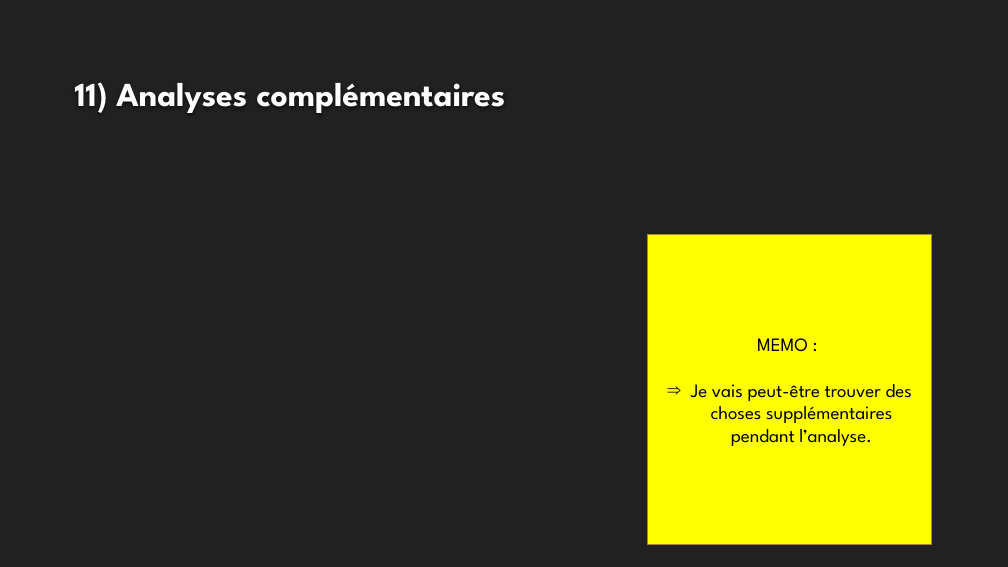
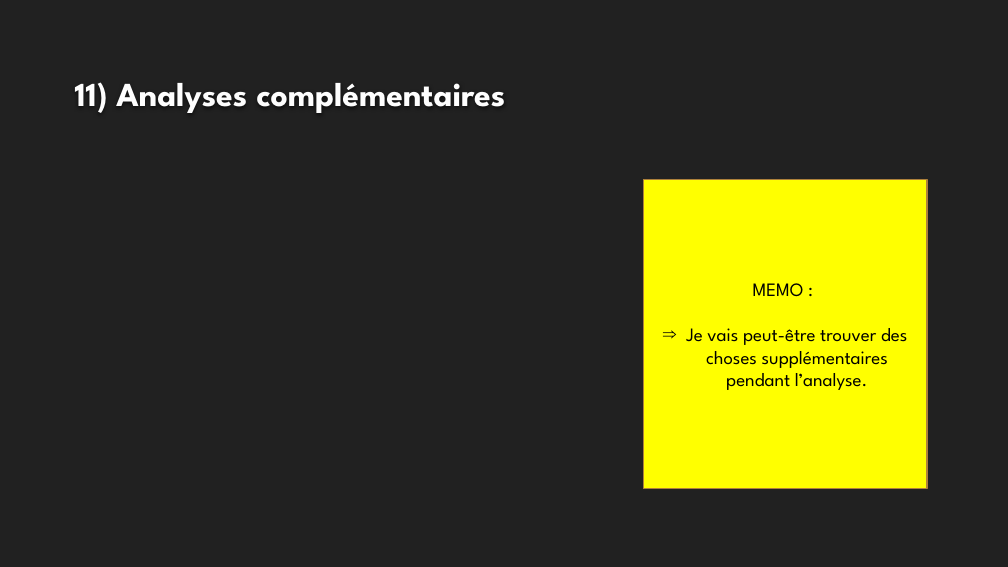
Before and after one commit to ziedbelhocine/Cours-OC, a slide deck: slide 15 of Data_Analyst/Projet_4/Template+de+présentation_Faim_monde-V2.pptx. Drawn at 1008x567 pixels with LibreOffice and Linux fonts; fonts in the diff are those of the drawing; background and template pictures are left out. Boxes give left, top, right and bottom in pixels: in the first picture for what was removed or moved away, otherwise in the second. Text is boxed around its words. In the diff, an @@ line names an element or a change of style, - is before the commit and + after.

```diff
--- a/Data_Analyst/Projet_4/Template+de+présentation_Faim_monde-V2.pptx
+++ b/Data_Analyst/Projet_4/Template+de+présentation_Faim_monde-V2.pptx
@@ rectangle "MEMO :" moved from (x1=648, y1=235, x2=932, y2=544) to (x1=644, y1=179, x2=927, y2=488) @@
```
Also in this commit, not shown: 5 other slides changed, 2 slides added, 2 slides removed, 13 other files.
